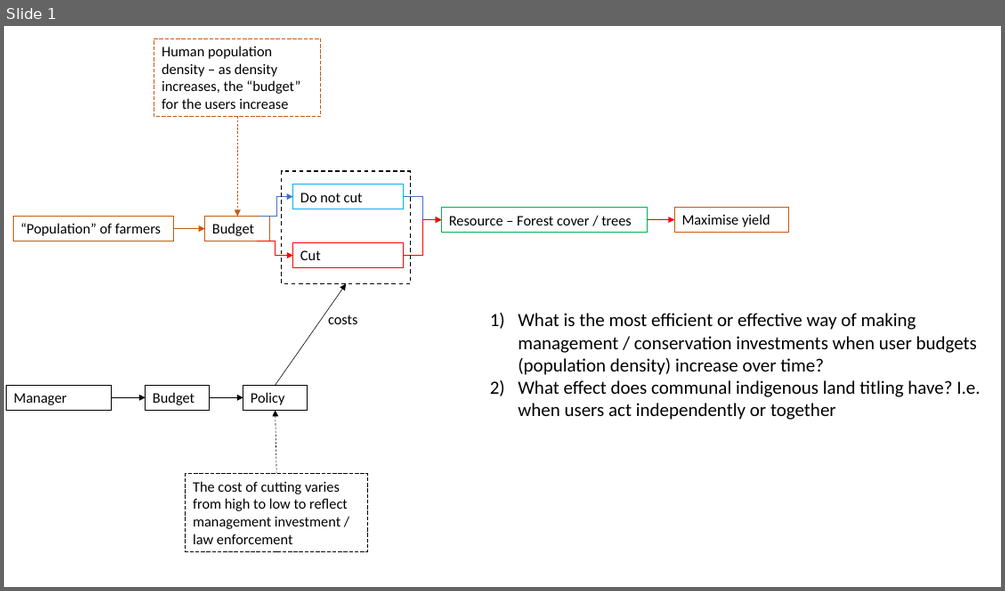
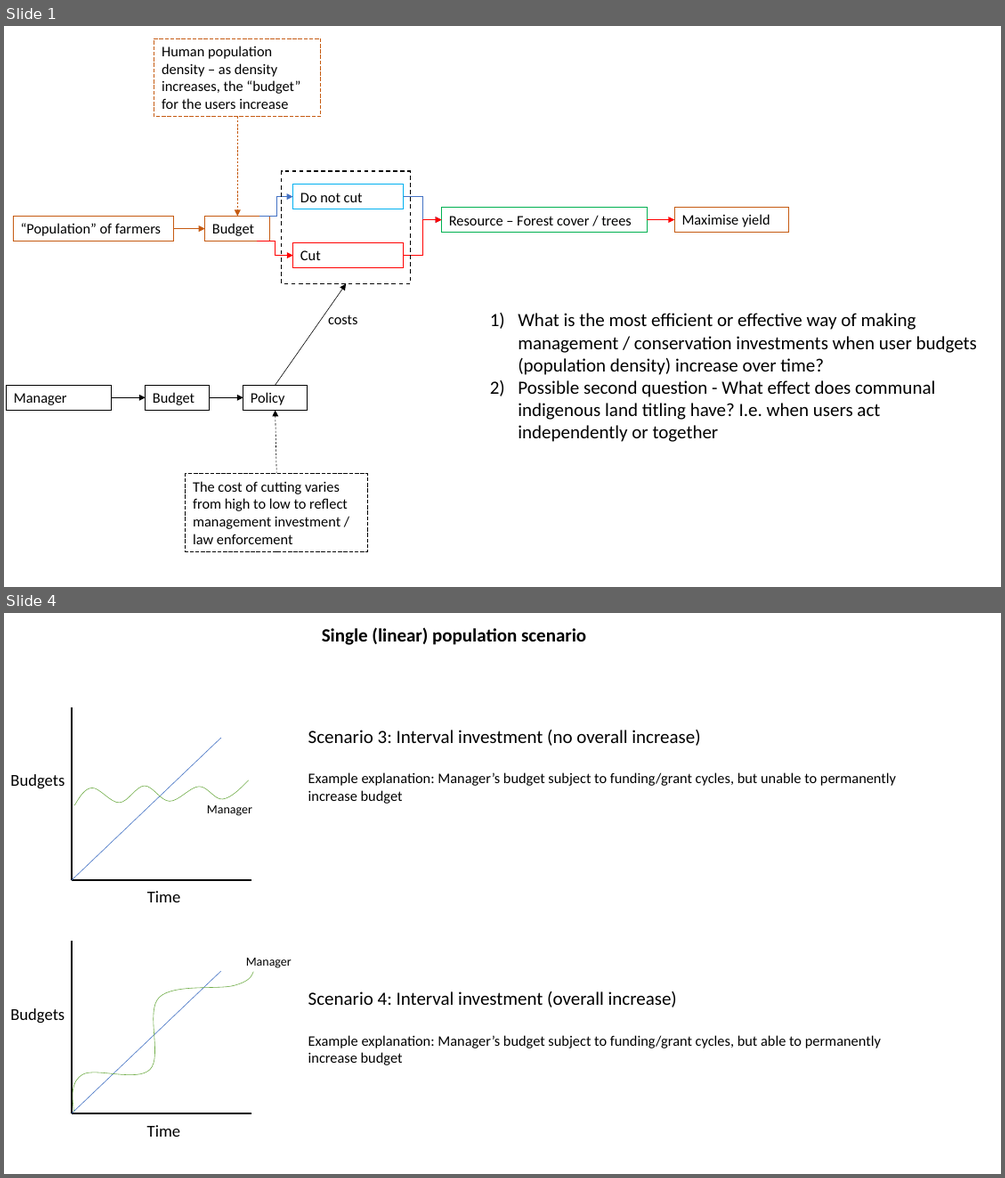
Before and after one commit to mattnuttall00/PhD_Chapter4, a slide deck: Investment_details.pptx. Shown one above the other, each under a label of ours: slide 1 before the commit, slides 1 and 4 after it; the slides between them are not shown. The pictures are 1005x591 and 1005x1178 pixels, drawn with LibreOffice and Linux fonts; fonts in the diff are those of the drawing. Boxes give left, top, right and bottom in pixels: in the first picture for what was removed or moved away, otherwise in the second. Text is boxed around its words. In the diff, an @@ line names an element or a change of style, - is before the commit and + after.

Commit message:
Updated investment powerpoint & paper details Excel

```diff
--- a/Investment_details.pptx
+++ b/Investment_details.pptx
@@ slide 4 added at [4,613,1001,1174], background #FFFFFF @@
@@ text added at [322,627,586,645], 18 pt, text #000000, bold @@
+Single (linear) population scenario
@@ line added from (72, 707) to (72, 880), #000000 1.5 pt @@
@@ line added from (72, 880) to (221, 738), #4472C4 0.5 pt @@
@@ text added at [308,730,896,803], 14 pt, text #000000 @@
+Scenario 3: Interval investment (no overall increase)
+Example explanation: Manager’s budget subject to funding/grant cycles, but unable to permanently increase budget
@@ text added at [10,774,65,789], 16 pt, text #000000 @@
+Budgets
@@ freeform shape added at [74,780,249,806], outline #70AD47 0.5 pt @@
@@ text added at [207,805,252,816], 12 pt, text #000000 @@
+Manager
@@ line added from (251, 880) to (72, 880), #000000 1.5 pt @@
@@ text added at [147,891,180,902], 16 pt, text #000000 @@
+Time
@@ line added from (72, 941) to (72, 1113), #000000 1.5 pt @@
@@ text added at [246,957,291,968], 12 pt, text #000000 @@
+Manager
@@ line added from (72, 1113) to (221, 971), #4472C4 0.5 pt @@
@@ freeform shape added at [73,971,254,1111], outline #70AD47 0.5 pt @@
@@ text added at [10,1008,65,1022], 16 pt, text #000000 @@
+Budgets
@@ text added at [308,991,881,1065], 14 pt, text #000000 @@
+Scenario 4: Interval investment (overall increase)
+Example explanation: Manager’s budget subject to funding/grant cycles, but able to permanently increase budget
@@ line added from (251, 1113) to (72, 1113), #000000 1.5 pt @@
@@ text added at [147,1125,180,1136], 16 pt, text #000000 @@
+Time
@@ slide 1 changed as well @@
@@ text at [518,380,935,442]: text changed @@
-2) What effect does communal indigenous land titling have? I.e. when users act independently or together
+2) Possible second question - What effect does communal indigenous land titling have? I.e. when users act independently or together
```
Also in this commit, not shown: 4 other slides added, 1 slide removed, 1 other file.
